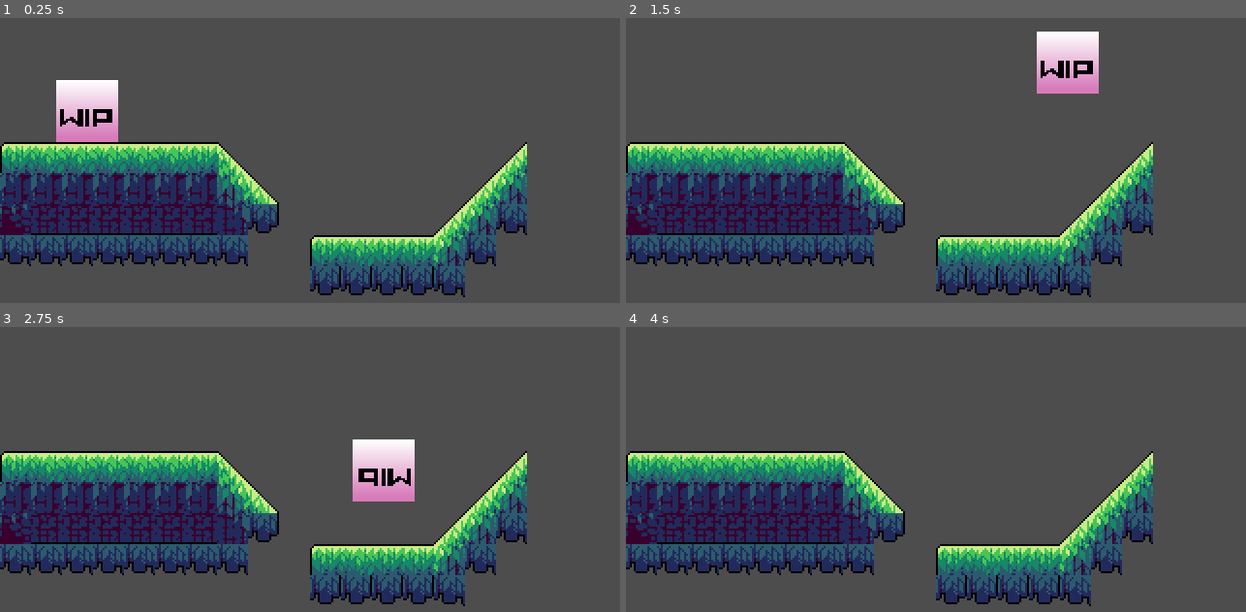
Above: before the commit, frames 1-4 (two rows, left to right).
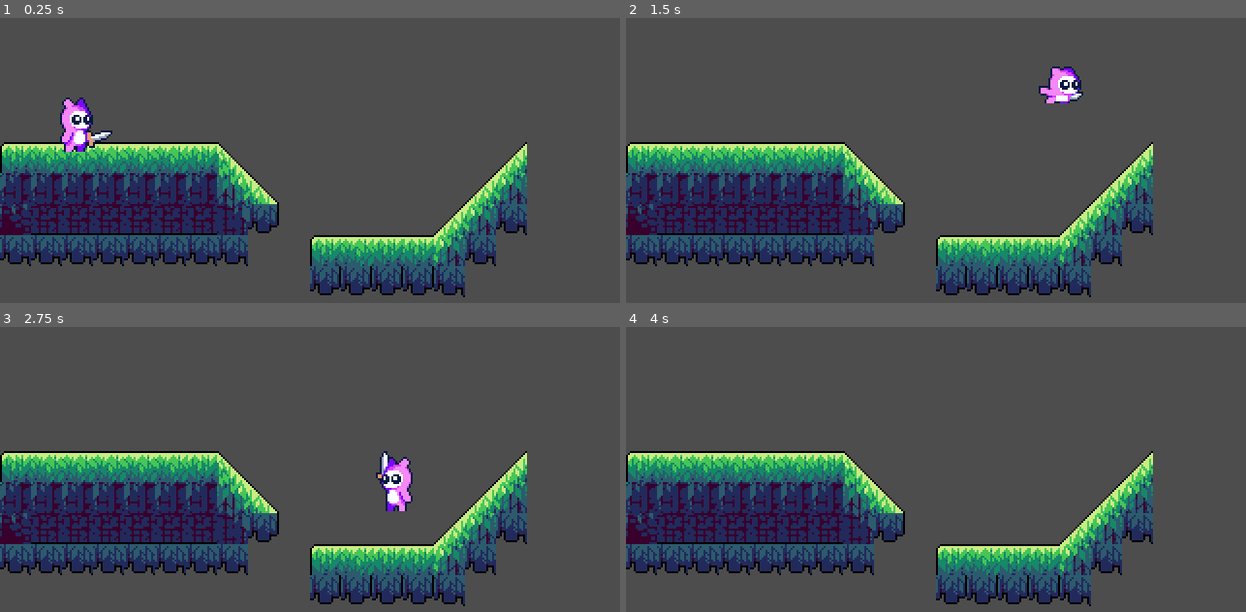
Above: after the commit, the same moments.

Repository: MaybeAnAdult/PioInteractiveGame1
Game: Godot game, scene res://node_2d.tscn
The game is run twice, just before and just after one commit, with the same random seed, the same clock (stepped at 60 frames per second) and the same inputs.
Inputs:
- Up to frame 1 (0.25 s): no input
- Up to frame 2 (1.5 s): hold Down (Crouch) 0.53-1.28 s; hold Right (Move_Right) from 0.53 s (still down); tap A (Attack) at 0.6 s; tap Space (Jump) at 0.77, 1.07 s; tap Down (Crouch) at 1.35 s
- Up to frame 3 (2.75 s): tap Space (Jump) at 1.52, 1.55, 1.82, 2.1 s; release Right (Move_Right) at 2.03 s; hold Left (Move_Left) from 2.03 s (still down); tap A (Attack) at 2.3 s
- Up to frame 4 (4 s): release Left (Move_Left) at 2.78 s; hold Right (Move_Right) from 2.78 s (still down); tap A (Attack) at 2.85 s; tap Space (Jump) at 3.02, 3.32, 3.77, 3.8 s; tap Down (Crouch) at 3.05 s; hold Down (Crouch) from 3.53 s (still down)

The runs differ from the first frame. In frame 1, 2.3% of the frame differs, in the area x 9-20%, y 21-47%; in frame 2, 2.4%, in the area x 66-77%, y 4-30%; in frame 3, 2.3%; in frame 4, nothing differs.

Commit message:
re-added player sprites

Diff:
--- a/pio-interactive-game-1-placeholder/Player.tscn
+++ b/pio-interactive-game-1-placeholder/Player.tscn
@@ -1,16 +1,172 @@
 [gd_scene format=3 uid="uid://drg4mle5pn3c3"]
 
 [ext_resource type="Script" uid="uid://cb2fqkayeyxoh" path="res://player.gd" id="1_kpjcp"]
-[ext_resource type="Texture2D" uid="uid://bw8fg8mpudgl8" path="res://Spritesheets/WIP.png" id="2_kpjcp"]
+[ext_resource type="Texture2D" uid="uid://2jhux811gcct" path="res://Spritesheets/Player/Attack2.png" id="2_dtqjt"]
+[ext_resource type="Texture2D" uid="uid://p26oqtbxlxvi" path="res://Spritesheets/Player/Squat.png" id="3_5ncpa"]
+[ext_resource type="Texture2D" uid="uid://btct0bwgobscd" path="res://Spritesheets/Player/SquatAttack.png" id="4_wi0c6"]
+[ext_resource type="Texture2D" uid="uid://lvddsfpb5sj8" path="res://Spritesheets/Player/Idle.png" id="5_hp6x6"]
+[ext_resource type="Texture2D" uid="uid://curbjak3fwiny" path="res://Spritesheets/Player/Jump.png" id="6_3tkgg"]
+[ext_resource type="Texture2D" uid="uid://bsrc30fkbsqlb" path="res://Spritesheets/Player/Walk.png" id="7_dtqjt"]
 
 [sub_resource type="RectangleShape2D" id="RectangleShape2D_kpjcp"]
 size = Vector2(32, 32)
 
+[sub_resource type="AtlasTexture" id="AtlasTexture_l6ohk"]
+atlas = ExtResource("2_dtqjt")
+region = Rect2(0, 0, 42, 42)
+
+[sub_resource type="AtlasTexture" id="AtlasTexture_oudfo"]
+atlas = ExtResource("2_dtqjt")
+region = Rect2(42, 0, 42, 42)
+
+[sub_resource type="AtlasTexture" id="AtlasTexture_d6rpx"]
+atlas = ExtResource("2_dtqjt")
+region = Rect2(84, 0, 42, 42)
+
+[sub_resource type="AtlasTexture" id="AtlasTexture_r3kul"]
+atlas = ExtResource("2_dtqjt")
+region = Rect2(126, 0, 42, 42)
+
+[sub_resource type="AtlasTexture" id="AtlasTexture_jatw7"]
+atlas = ExtResource("2_dtqjt")
+region = Rect2(168, 0, 42, 42)
+
+[sub_resource type="AtlasTexture" id="AtlasTexture_rv870"]
+atlas = ExtResource("2_dtqjt")
+region = Rect2(210, 0, 42, 42)
+
+[sub_resource type="AtlasTexture" id="AtlasTexture_efikj"]
+atlas = ExtResource("3_5ncpa")
+region = Rect2(0, 0, 42, 42)
+
+[sub_resource type="AtlasTexture" id="AtlasTexture_itxgx"]
+atlas = ExtResource("3_5ncpa")
+region = Rect2(42, 0, 42, 42)
+
+[sub_resource type="AtlasTexture" id="AtlasTexture_cgsek"]
+atlas = ExtResource("3_5ncpa")
+region = Rect2(84, 0, 42, 42)
+
+[sub_resource type="AtlasTexture" id="AtlasTexture_0pi4m"]
+atlas = ExtResource("3_5ncpa")
+region = Rect2(126, 0, 42, 42)
+
+[sub_resource type="AtlasTexture" id="AtlasTexture_sg6sq"]
+atlas = ExtResource("4_wi0c6")
+region = Rect2(210, 0, 42, 42)
+
+[sub_resource type="AtlasTexture" id="AtlasTexture_h84ma"]
+atlas = ExtResource("4_wi0c6")
+region = Rect2(168, 0, 42, 42)
+
+[sub_resource type="AtlasTexture" id="AtlasTexture_47wu6"]
+atlas = ExtResource("4_wi0c6")
+region = Rect2(126, 0, 42, 42)
+
+[sub_resource type="AtlasTexture" id="AtlasTexture_2n1s8"]
+atlas = ExtResource("4_wi0c6")
+region = Rect2(84, 0, 42, 42)
+
+[sub_resource type="AtlasTexture" id="AtlasTexture_3vjad"]
+atlas = ExtResource("4_wi0c6")
+region = Rect2(42, 0, 42, 42)
+
+[sub_resource type="AtlasTexture" id="AtlasTexture_yt0h1"]
+atlas = ExtResource("4_wi0c6")
+region = Rect2(0, 0, 42, 42)
+
+[sub_resource type="AtlasTexture" id="AtlasTexture_vd78s"]
+atlas = ExtResource("5_hp6x6")
+region = Rect2(0, 0, 42, 42)
+
+[sub_resource type="AtlasTexture" id="AtlasTexture_ictha"]
+atlas = ExtResource("5_hp6x6")
+region = Rect2(42, 0, 42, 42)
+
+[sub_resource type="AtlasTexture" id="AtlasTexture_1jgrc"]
+atlas = ExtResource("5_hp6x6")
+region = Rect2(84, 0, 42, 42)
+
+[sub_resource type="AtlasTexture" id="AtlasTexture_7wy67"]
+atlas = ExtResource("5_hp6x6")
+region = Rect2(126, 0, 42, 42)
+
+[sub_resource type="AtlasTexture" id="AtlasTexture_q26ax"]
+atlas = ExtResource("6_3tkgg")
+region = Rect2(0, 0, 42, 42)
+
+[sub_resource type="AtlasTexture" id="AtlasTexture_p01ps"]
+atlas = ExtResource("6_3tkgg")
+region = Rect2(42, 0, 42, 42)
+
+[sub_resource type="AtlasTexture" id="AtlasTexture_m7dl7"]
+atlas = ExtResource("6_3tkgg")
+region = Rect2(84, 0, 42, 42)
+
+[sub_resource type="AtlasTexture" id="AtlasTexture_48og4"]
+atlas = ExtResource("6_3tkgg")
+region = Rect2(126, 0, 42, 42)
+
+[sub_resource type="AtlasTexture" id="AtlasTexture_xmpta"]
+atlas = ExtResource("6_3tkgg")
+region = Rect2(168, 0, 42, 42)
+
+[sub_resource type="AtlasTexture" id="AtlasTexture_mrbh7"]
+atlas = ExtResource("6_3tkgg")
+region = Rect2(210, 0, 42, 42)
+
+[sub_resource type="AtlasTexture" id="AtlasTexture_lrhq4"]
+atlas = ExtResource("6_3tkgg")
+region = Rect2(252, 0, 42, 42)
+
+[sub_resource type="AtlasTexture" id="AtlasTexture_ibubc"]
+atlas = ExtResource("6_3tkgg")
+region = Rect2(294, 0, 42, 42)
+
+[sub_resource type="AtlasTexture" id="AtlasTexture_gueye"]
+atlas = ExtResource("7_dtqjt")
+region = Rect2(0, 0, 42, 42)
+
+[sub_resource type="AtlasTexture" id="AtlasTexture_3tfrk"]
+atlas = ExtResource("7_dtqjt")
+region = Rect2(42, 0, 42, 42)
+
+[sub_resource type="AtlasTexture" id="AtlasTexture_f7new"]
+atlas = ExtResource("7_dtqjt")
+region = Rect2(84, 0, 42, 42)
+
+[sub_resource type="AtlasTexture" id="AtlasTexture_ravlb"]
+atlas = ExtResource("7_dtqjt")
+region = Rect2(126, 0, 42, 42)
+
+[sub_resource type="AtlasTexture" id="AtlasTexture_6efpq"]
+atlas = ExtResource("7_dtqjt")
+region = Rect2(168, 0, 42, 42)
+
+[sub_resource type="AtlasTexture" id="AtlasTexture_fhngp"]
+atlas = ExtResource("7_dtqjt")
+region = Rect2(210, 0, 42, 42)
+
 [sub_resource type="SpriteFrames" id="SpriteFrames_wi0c6"]
 animations = [{
 "frames": [{
 "duration": 1.0,
-"texture": ExtResource("2_kpjcp")
+"texture": SubResource("AtlasTexture_l6ohk")
+}, {
+"duration": 1.0,
+"texture": SubResource("AtlasTexture_oudfo")
+}, {
+"duration": 1.0,
+"texture": SubResource("AtlasTexture_d6rpx")
+}, {
+"duration": 1.0,
+"texture": SubResource("AtlasTexture_r3kul")
+}, {
+"duration": 1.0,
+"texture": SubResource("AtlasTexture_jatw7")
+}, {
+"duration": 1.0,
+"texture": SubResource("AtlasTexture_rv870")
 }],
 "loop": false,
 "name": &"Attack",
@@ -18,7 +174,16 @@
 }, {
 "frames": [{
 "duration": 1.0,
-"texture": ExtResource("2_kpjcp")
+"texture": SubResource("AtlasTexture_efikj")
+}, {
+"duration": 1.0,
+"texture": SubResource("AtlasTexture_itxgx")
+}, {
+"duration": 1.0,
+"texture": SubResource("AtlasTexture_cgsek")
+}, {
+"duration": 1.0,
+"texture": SubResource("AtlasTexture_0pi4m")
 }],
 "loop": false,
 "name": &"Crouch",
@@ -26,7 +191,22 @@
 }, {
 "frames": [{
 "duration": 1.0,
-"texture": ExtResource("2_kpjcp")
+"texture": SubResource("AtlasTexture_sg6sq")
+}, {
+"duration": 1.0,
+"texture": SubResource("AtlasTexture_h84ma")
+}, {
+"duration": 1.0,
+"texture": SubResource("AtlasTexture_47wu6")
+}, {
+"duration": 1.0,
+"texture": SubResource("AtlasTexture_2n1s8")
+}, {
+"duration": 1.0,
+"texture": SubResource("AtlasTexture_3vjad")
+}, {
+"duration": 1.0,
+"texture": SubResource("AtlasTexture_yt0h1")
 }],
 "loop": false,
 "name": &"Crouch_Attack",
@@ -34,7 +214,16 @@
 }, {
 "frames": [{
 "duration": 1.0,
-"texture": ExtResource("2_kpjcp")
+"texture": SubResource("AtlasTexture_vd78s")
+}, {
+"duration": 1.0,
+"texture": SubResource("AtlasTexture_ictha")
+}, {
+"duration": 1.0,
+"texture": SubResource("AtlasTexture_1jgrc")
+}, {
+"duration": 1.0,
+"texture": SubResource("AtlasTexture_7wy67")
 }],
 "loop": true,
 "name": &"Idle",
@@ -42,7 +231,28 @@
 }, {
 "frames": [{
 "duration": 1.0,
-"texture": ExtResource("2_kpjcp")
+"texture": SubResource("AtlasTexture_q26ax")
+}, {
+"duration": 1.0,
+"texture": SubResource("AtlasTexture_p01ps")
+}, {
+"duration": 1.0,
+"texture": SubResource("AtlasTexture_m7dl7")
+}, {
+"duration": 1.0,
+"texture": SubResource("AtlasTexture_48og4")
+}, {
+"duration": 1.0,
+"texture": SubResource("AtlasTexture_xmpta")
+}, {
+"duration": 1.0,
+"texture": SubResource("AtlasTexture_mrbh7")
+}, {
+"duration": 1.0,
+"texture": SubResource("AtlasTexture_lrhq4")
+}, {
+"duration": 1.0,
+"texture": SubResource("AtlasTexture_ibubc")
 }],
 "loop": true,
 "name": &"Jump",
@@ -50,7 +260,22 @@
 }, {
 "frames": [{
 "duration": 1.0,
-"texture": ExtResource("2_kpjcp")
+"texture": SubResource("AtlasTexture_gueye")
+}, {
+"duration": 1.0,
+"texture": SubResource("AtlasTexture_3tfrk")
+}, {
+"duration": 1.0,
+"texture": SubResource("AtlasTexture_f7new")
+}, {
+"duration": 1.0,
+"texture": SubResource("AtlasTexture_ravlb")
+}, {
+"duration": 1.0,
+"texture": SubResource("AtlasTexture_6efpq")
+}, {
+"duration": 1.0,
+"texture": SubResource("AtlasTexture_fhngp")
 }],
 "loop": true,
 "name": &"Walk",
@@ -75,7 +300,7 @@
 
 [node name="AnimatedSprite2D" type="AnimatedSprite2D" parent="Player" unique_id=1911977380]
 sprite_frames = SubResource("SpriteFrames_wi0c6")
-animation = &"Attack"
+animation = &"Crouch"
 
 [node name="AnimationPlayer" type="AnimationPlayer" parent="Player/AnimatedSprite2D" unique_id=1997337101]
 root_node = NodePath("../../..")
